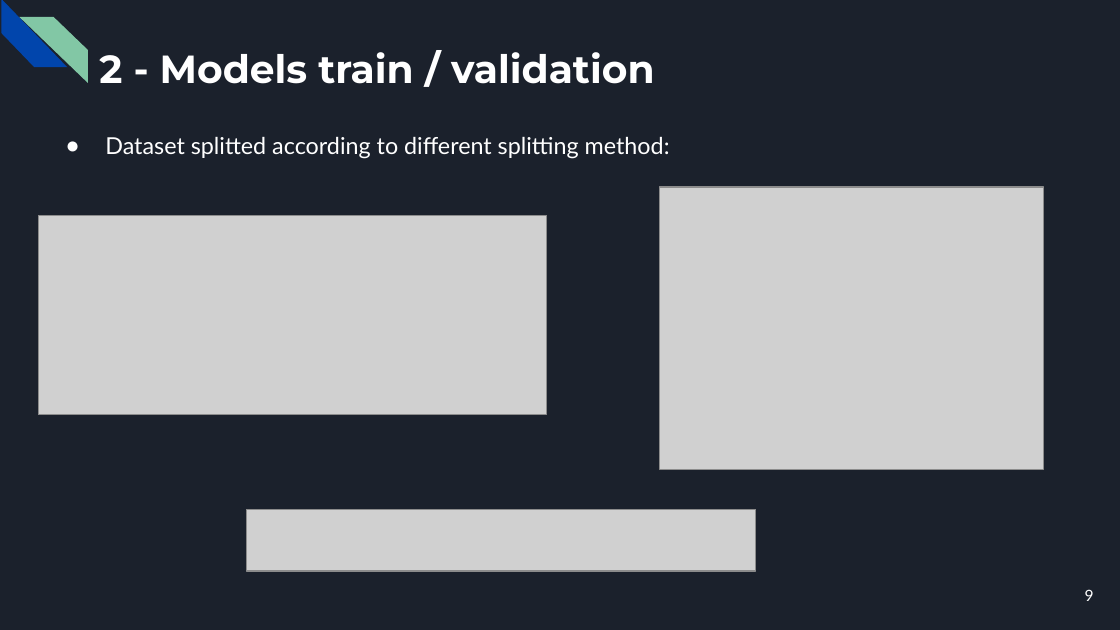
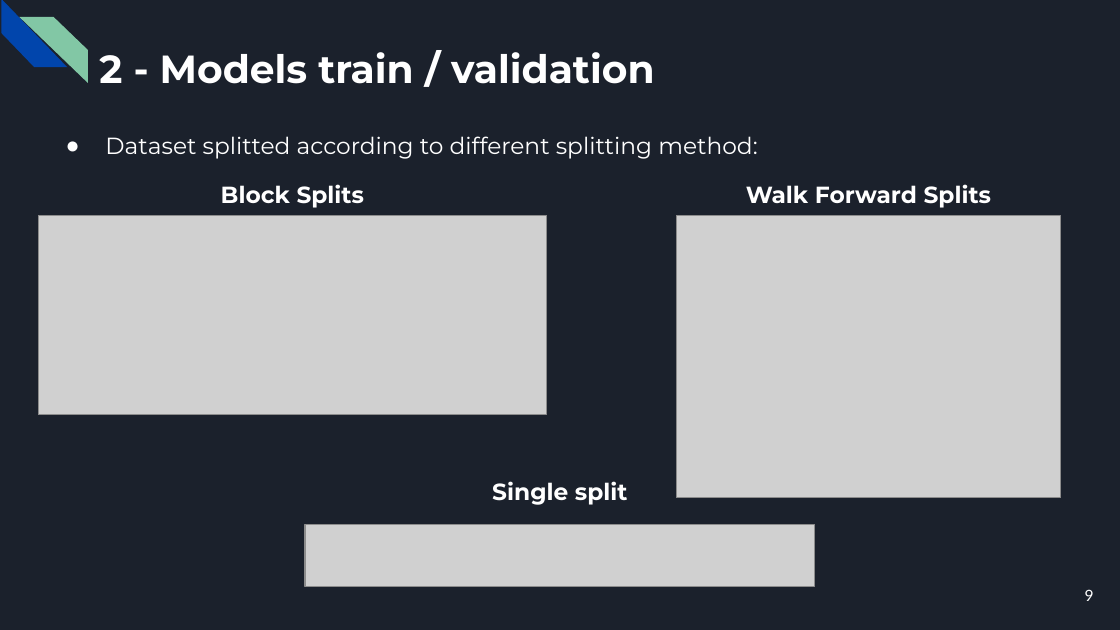
Before and after one commit to CorsiDanilo/bitcoin-price-prediction-with-pyspark, a slide deck: slide 9 of presentation/presentation.pptx. Drawn at 1120x630 pixels with LibreOffice and Linux fonts; fonts in the diff are those of the drawing; grey boxes stand for pictures. Boxes give left, top, right and bottom in pixels: in the first picture for what was removed or moved away, otherwise in the second. Text is boxed around its words. In the diff, an @@ line names an element or a change of style, - is before the commit and + after.

```diff
--- a/presentation/presentation.pptx
+++ b/presentation/presentation.pptx
@@ text "Dataset splitted according to different ..." at (105,136,757,159): font Lato to Montserrat @@
@@ text added at (221,184,365,208), 15 pt, text #FFFFFF, bold @@
+Block Splits
@@ text added at (746,184,992,208), 15 pt, text #FFFFFF, bold @@
+Walk Forward Splits
@@ picture: place and size @@
-picture at (660,187,1044,469)
+picture at (676,215,1061,497)
@@ text added at (492,481,628,505), 15 pt, text #FFFFFF, bold @@
+Single split
@@ picture: place and size @@
-picture at (246,510,756,571)
+picture at (305,524,814,586)
```
Also in this commit, not shown: 13 other slides changed, 1 slide removed, 27 other files.
